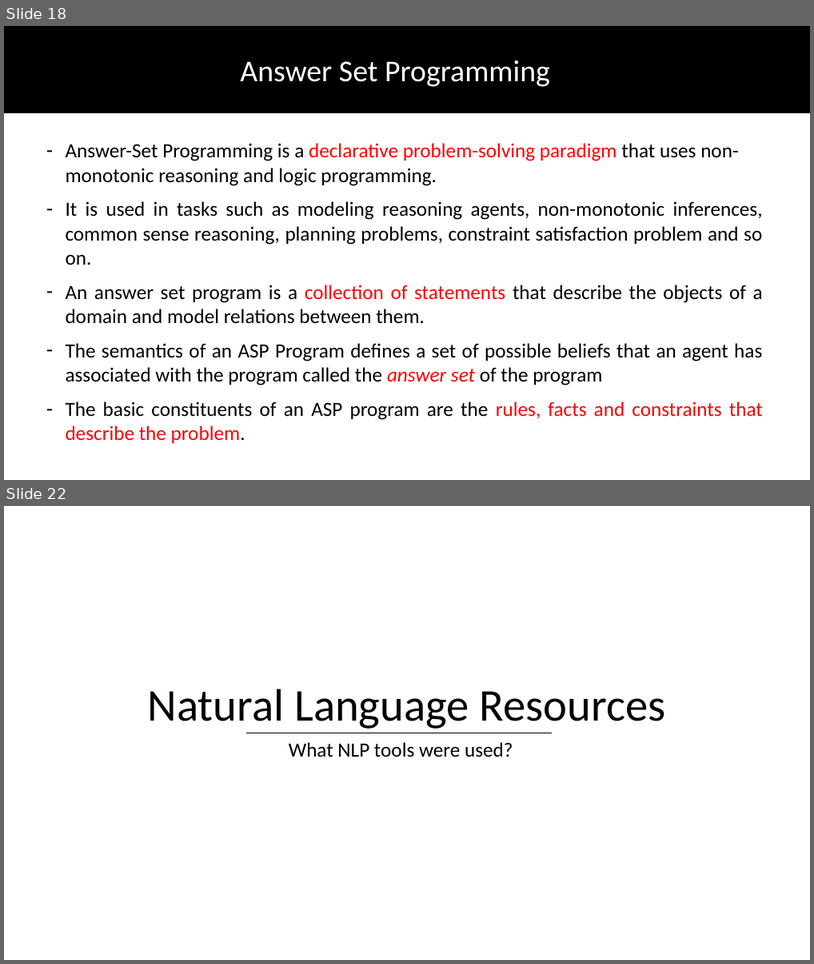
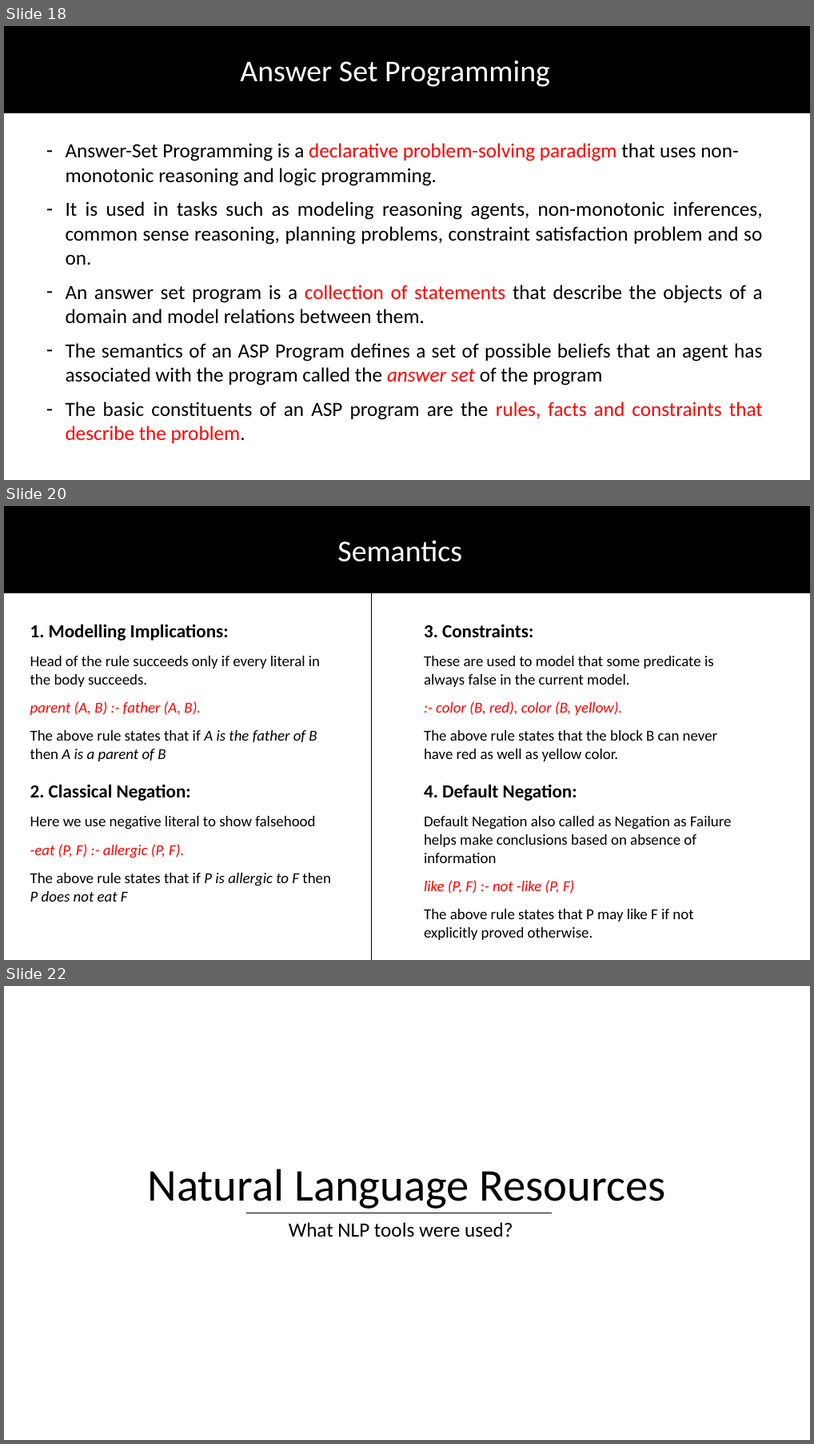
Before and after one commit to DhruvaPendharkar/thesis-project, a slide deck: Notes/ThesisPresentation.pptx. Shown one above the other, each under a label of ours: slides 18 and 22 before the commit, slides 18, 20 and 22 after it; the slides between them are not shown. The pictures are 814x964 and 814x1444 pixels, drawn with LibreOffice and Linux fonts; fonts in the diff are those of the drawing. Boxes give left, top, right and bottom in pixels: in the first picture for what was removed or moved away, otherwise in the second. Text is boxed around its words. In the diff, an @@ line names an element or a change of style, - is before the commit and + after.

```diff
--- a/Notes/ThesisPresentation.pptx
+++ b/Notes/ThesisPresentation.pptx
@@ slide 20 added at [4, 506, 810, 960], background #FFFFFF @@
@@ rectangle added at [4, 506, 810, 592], fill #000000, outline #000000 1 pt @@
@@ text added at [338, 540, 462, 562], 36 pt, text #FFFFFF @@
+Semantics
@@ line added from (372, 593) to (372, 960), #000000 0.5 pt @@
@@ text added at [30, 624, 320, 761], 18 pt, text #000000 @@
+1. Modelling Implications:
+Head of the rule succeeds only if every literal in the body succeeds.
+parent (A, B) :- father (A, B).
+The above rule states that if A is the father of B then A is a parent of B
@@ text added at [424, 624, 718, 761], 18 pt, text #000000 @@
+3. Constraints:
+These are used to model that some predicate is always false in the current model.
+:- color (B, red), color (B, yellow).
+The above rule states that the block B can never have red as well as yellow color.
@@ text added at [30, 784, 331, 901], 18 pt, text #000000 @@
+2. Classical Negation:
+Here we use negative literal to show falsehood
+-eat (P, F) :- allergic (P, F).
+The above rule states that if P is allergic to F then P does not eat F
@@ text added at [424, 784, 731, 940], 18 pt, text #000000 @@
+4. Default Negation:
+Default Negation also called as Negation as Failure helps make conclusions based on absence of information
+like (P, F) :- not -like (P, F)
+The above rule states that P may like F if not explicitly proved otherwise.
```
Also in this commit, not shown: 11 other slides added, 3 slides removed.
